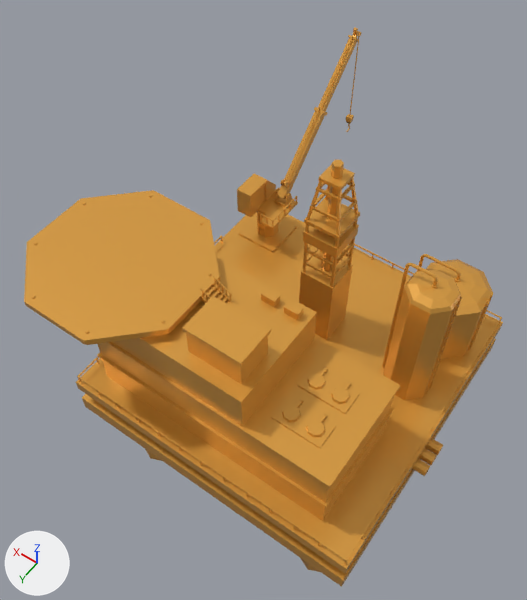
One commit to the glTF model public/models/sea-refinery.glb: the scene before it, then after it.
Rendered twice from a 50 mm camera at (-17.9, 29.8, 52.4) aimed at (4.6, -1.8, 2.8). Arrows for +X, +Y and +Z are at lower left; the lights stay in place. Where no turn or scale is listed for an object, it has been applied to the vertices.

The first picture shows 'sea-refinery'.
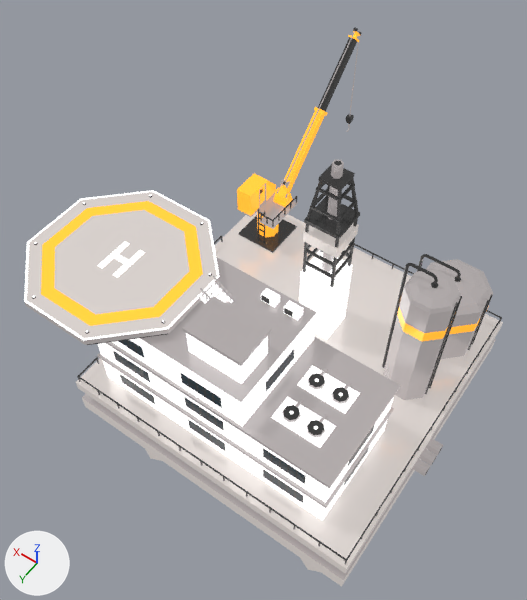
Where the change shows, as pixel boxes (x1, y1, x2, y2) in the pictures (527 x 600 px):
'sea-refinery', recoloured (orange to white)
    both: (24, 27, 503, 587)

What changed in the scene script:
```text
Add img_base:
    img_base = load_image('base', '_unpacked/base', 1024, 1024, 'sRGB')
Add mat_lowpoly_colors_001:
    mat_lowpoly_colors_001 = bpy.data.materials.new('LOWPOLY-COLORS.001')
    # uses the picture img_base
Change me_sea_refinery:
    where me_sea_refinery.from_pydata(...)  # 3834 vertices, 6797 faces; spans x -14.0..18.1, y -23.1..13.9, z -12.2..19.0
    remove me_sea_refinery.materials.append(mat_lowpoly_colors)
    add me_sea_refinery.materials.append(mat_lowpoly_colors_001)
```
